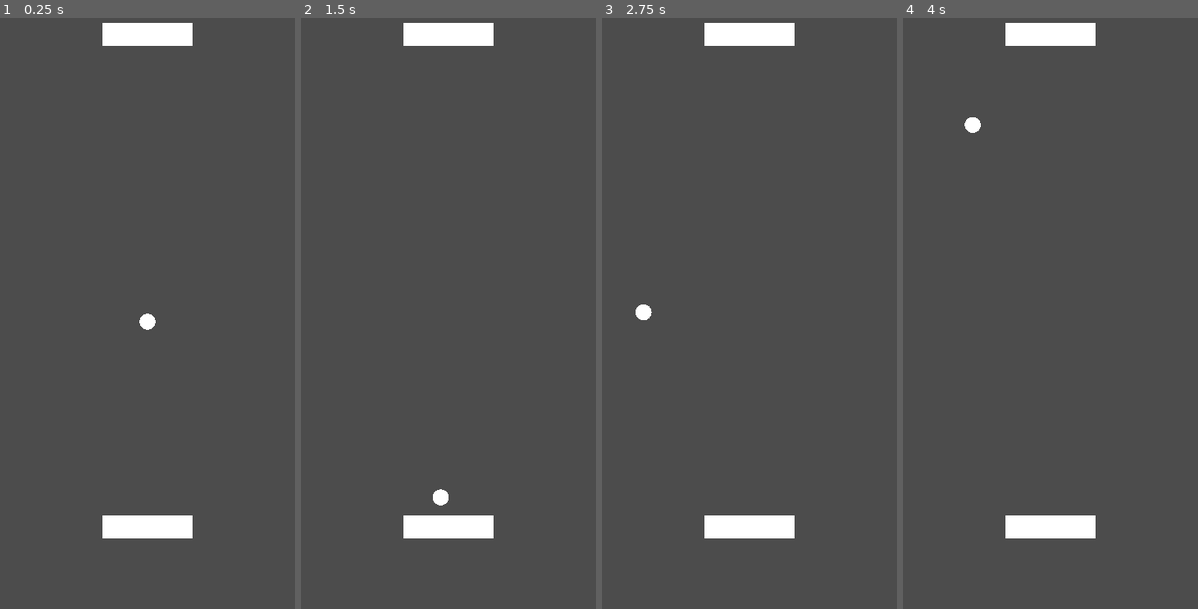
Above: before the commit, frames 1-4 (left to right).
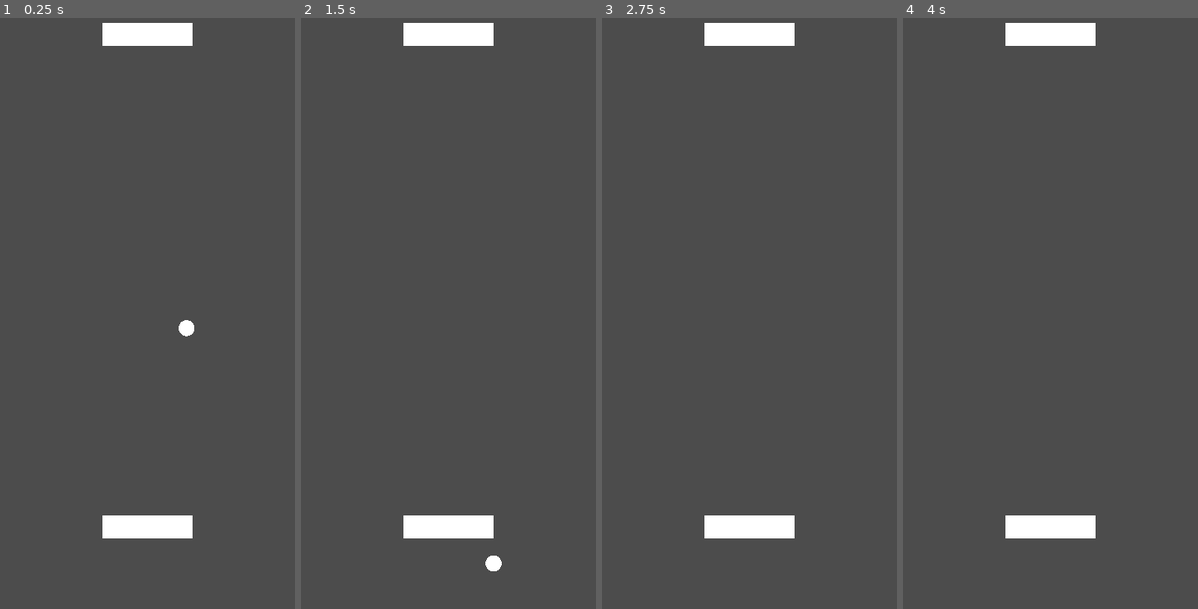
Above: after the commit, the same moments.

Repository: EmilienLeroy/DuoPong
Game: Godot game, scene res://main.tscn
Two runs of this game, one before a commit and one after it. Both use one fixed random seed, a clock stepped at 60 frames per second and the inputs below.
Inputs (mouse positions are in pixels of both pictures, inside the frame that each line leads up to):
- Up to frame 1 (0.25 s): no input
- Up to frame 2 (1.5 s): move the mouse to (513, 248) at 0.52 s; move the mouse to (389, 313) at 1.27 s
- Up to frame 3 (2.75 s): move the mouse to (779, 136) at 2.02 s
- Up to frame 4 (4 s): move the mouse to (1035, 413) at 2.77 s; move the mouse to (1139, 378) at 3.52 s

The runs differ from the first frame. In frame 1, 0.2% of the frame differs, in the area x 47-66%, y 50-54%; in frame 2, 0.2%, in the area x 44-69%, y 79-94%; in frame 3, 0.1%; in frame 4, 0.1%.

Commit message:
✨ Use KinematicBody for the ball and the player
This improve the ball bounce physic using godot native method instead of caclulate the angle manualy

Diff:
--- a/entities/ball/ball.gd
+++ b/entities/ball/ball.gd
@@ -1,13 +1,16 @@
-extends Area2D
+extends KinematicBody2D
 
-
-export var speed = 200;
-var direction;
+export var speed = 300;
+var direction = Vector2.ZERO;
 
 func init(d, p):
-	direction = d;
+	direction = d.normalized();
 	position = p;
 
-func _process(delta):
-	speed += delta * 2;
-	position += speed * delta * direction;
+func _physics_process(delta):
+	var collision_info = move_and_collide(direction * speed * delta);
+
+	if (!collision_info):
+		return;
+
+	direction = direction.bounce(collision_info.normal)
--- a/entities/ball/ball.tscn
+++ b/entities/ball/ball.tscn
@@ -6,7 +6,7 @@
 
 [sub_resource type="CircleShape2D" id=2]
 
-[node name="Ball" type="Area2D" groups=["ball"]]
+[node name="Ball" type="KinematicBody2D" groups=["ball"]]
 script = ExtResource( 1 )
 
 [node name="Texture" type="MeshInstance2D" parent="."]
--- a/entities/player/player.gd
+++ b/entities/player/player.gd
@@ -1,10 +1,8 @@
-extends Area2D
+extends KinematicBody2D
 
 export var playable = true;
-export var ball_direction = 1;
 
 func _ready():
-	connect("area_entered", self, "on_area_enter");
 	pass
 
 func _unhandled_input(event):
@@ -12,15 +10,3 @@
 		return
 
 	position.x = event.position.x
-
-func on_area_enter(area):
-	if (!area.is_in_group('ball')):
-		return;
-
-	if (area.direction == Vector2.UP or area.direction == Vector2.DOWN):
-		area.direction = Vector2(randf() * 2 - 1, ball_direction).normalized()
-	else:
-		var angle_to_vertical = area.global_position.angle_to(Vector2.DOWN);
-		var new_direction = Vector2(area.direction.x, ball_direction).rotated(angle_to_vertical);
-
-		area.direction = new_direction.normalized();
--- a/entities/player/player.tscn
+++ b/entities/player/player.tscn
@@ -7,7 +7,7 @@
 [sub_resource type="RectangleShape2D" id=2]
 extents = Vector2( 55, 14.5 )
 
-[node name="Player" type="Area2D"]
+[node name="Player" type="KinematicBody2D"]
 script = ExtResource( 1 )
 
 [node name="Texture" type="MeshInstance2D" parent="."]
--- a/entities/walls/walls.gd
+++ /dev/null
@@ -1,16 +0,0 @@
-extends Area2D
-
-
-func _ready():
-	connect("area_entered", self, "on_area_enter");
-	pass
-
-
-func on_area_enter(area):
-	if (!area.is_in_group('ball')):
-		return;
-
-	var angle_to_vertical = area.global_position.angle_to(Vector2.ZERO);
-	var new_direction = Vector2(-area.direction.x, area.direction.y).rotated(angle_to_vertical);
-
-	area.direction = new_direction.normalized();
--- a/entities/walls/walls.tscn
+++ b/entities/walls/walls.tscn
@@ -1,6 +1,4 @@
-[gd_scene load_steps=4 format=2]
-
-[ext_resource path="res://entities/walls/walls.gd" type="Script" id=1]
+[gd_scene load_steps=3 format=2]
 
 [sub_resource type="RectangleShape2D" id=1]
 extents = Vector2( 122.5, 400 )
@@ -8,8 +6,7 @@
 [sub_resource type="RectangleShape2D" id=2]
 extents = Vector2( 122.5, 400 )
 
-[node name="Walls" type="Area2D"]
-script = ExtResource( 1 )
+[node name="Walls" type="StaticBody2D"]
 
 [node name="Left" type="CollisionShape2D" parent="."]
 position = Vector2( -122.5, 400 )
--- a/scenes/game/game.gd
+++ b/scenes/game/game.gd
@@ -7,20 +7,18 @@
 func _ready():
 	randomize();
 
-	add_player(true, -1);
-	add_player(false, 1);
-	add_ball(Vector2.DOWN);
-
+	add_player(true);
+	add_player(false);
+	add_ball(Vector2(rand_range(0.5, 5), get_random_direction()));
 	pass
 
 
-func add_player(playable, ball_direction):
+func add_player(playable):
 	var player = Player.instance();
 
 	add_child(player);
 
 	player.playable = playable;
-	player.ball_direction = ball_direction;
 	player.global_position.x = (get_viewport_rect().size / 2).x
 
 	if (playable):
@@ -37,3 +35,9 @@
 	add_child(ball);
 
 	return ball;
+
+func get_random_direction():
+	if randi() % 2 == 0:
+		return 1
+	else:
+		return -1
